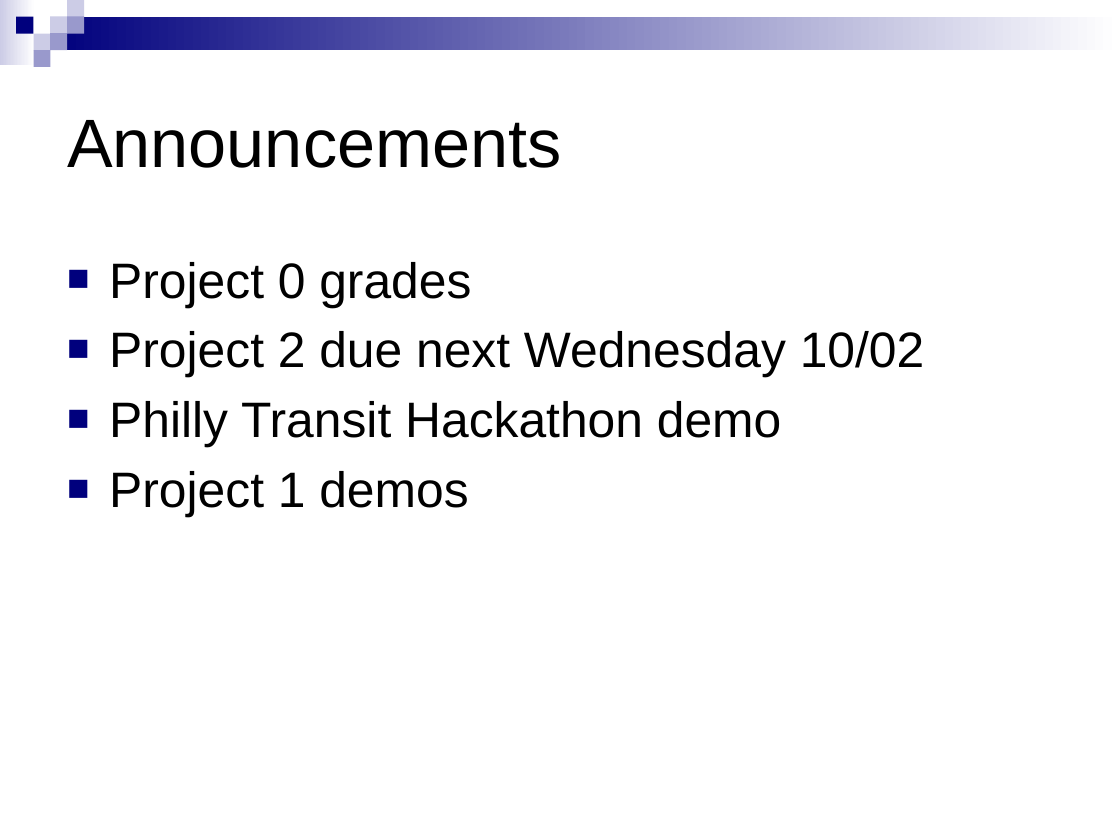
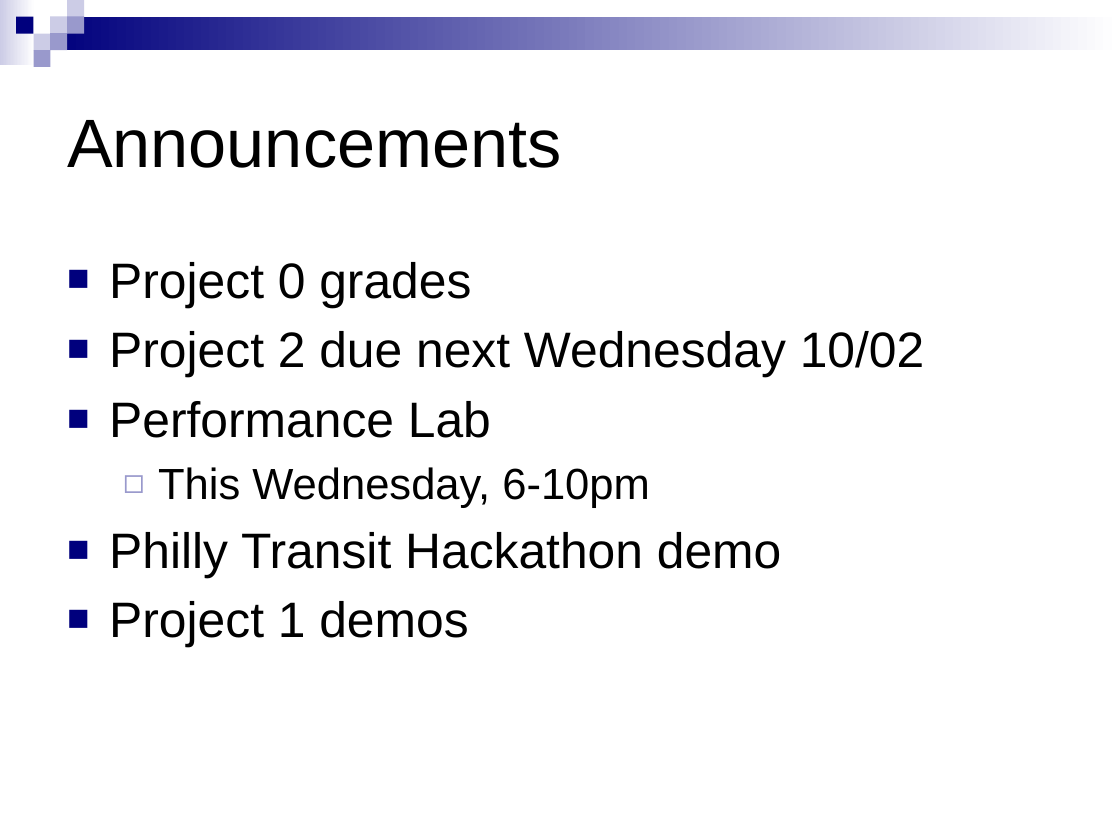
Before and after one commit to CIS565-Fall-2013/cis565-fall-2013.github.com, a slide deck: slide 2 of lectures/09-23-CUDA-Performance.pptx. Drawn at 1120x840 pixels with LibreOffice and Linux fonts; fonts in the diff are those of the drawing. Boxes give left, top, right and bottom in pixels: in the first picture for what was removed or moved away, otherwise in the second. Text is boxed around its words. In the diff, an @@ line names an element or a change of style, - is before the commit and + after.

Commit message:
Slide update

```diff
--- a/lectures/09-23-CUDA-Performance.pptx
+++ b/lectures/09-23-CUDA-Performance.pptx
@@ text at [109,401,650,508]: paragraphs added @@
+■ Performance Lab
+  ◻ This Wednesday, 6-10pm
```
